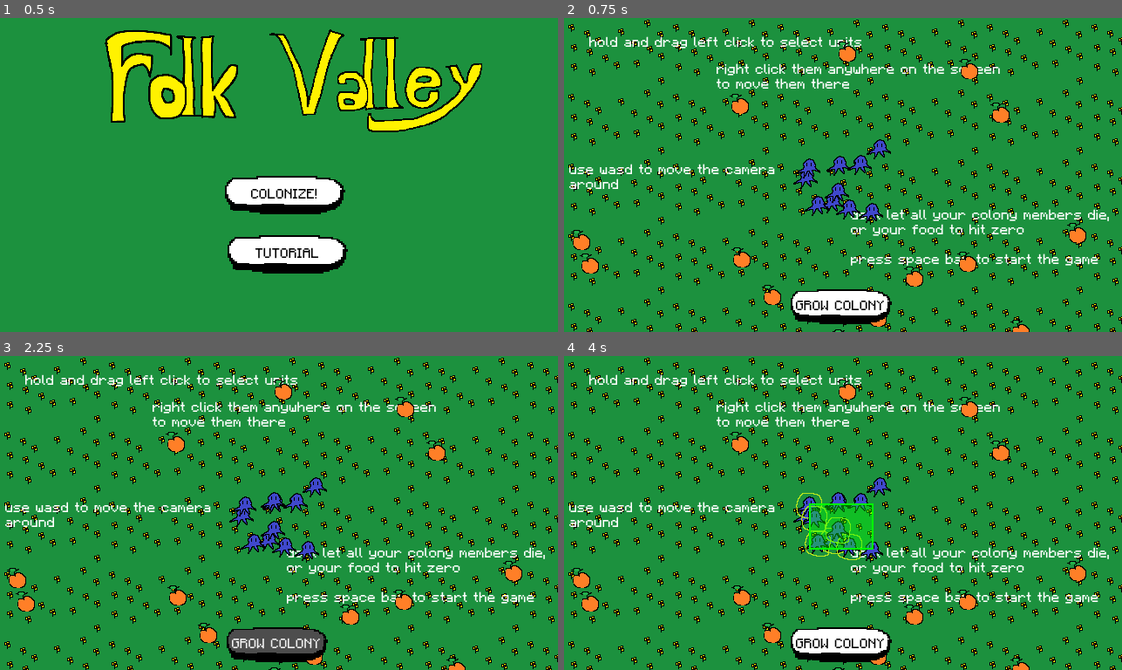
Above: before the commit, frames 1-4 (two rows, left to right).
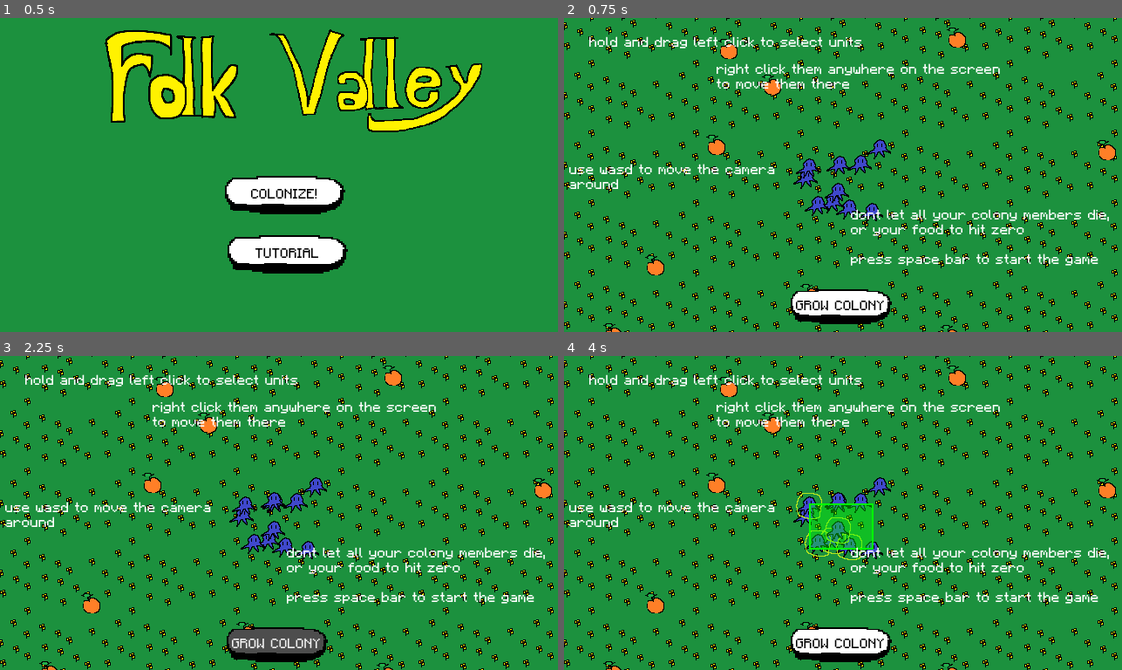
Above: after the commit, the same moments.

Repository: wheatgreaser/folkvalleygame
Game: Godot game, scene res://src/core/MainGame.tscn
Two runs of this game, one before a commit and one after it. Both use one fixed random seed, a clock stepped at 60 frames per second and the inputs below.
Inputs (mouse positions are in pixels of both pictures, inside the frame that each line leads up to):
- Up to frame 1 (0.5 s): no input
- Up to frame 2 (0.75 s): click "TUTORIAL" at 0.5 s
- Up to frame 3 (2.25 s): click (284, 531) at 1.25 s, where only the run before the commit has a clickable "COLONIZE!"; click "GROW COLONY" at 2 s
- Up to frame 4 (4 s): tap Enter at 2.75, 3.5 s; drag from (831, 538) to (882, 484) at 2.77 s; drag from (870, 547) to (809, 503) at 3.52 s

Frame 1 is identical in both runs. In frame 2, 16% of the frame differs, in the area x 0-100%, y 0-100%; in frame 3, 16%; in frame 4, 16%.

Commit message:
fix: spawn safety + spawning player in the middle instead of the edge

Diff:
--- a/project.godot
+++ b/project.godot
@@ -37,6 +37,7 @@
 selectable-units=""
 soldiers=""
 enemies=""
+killable=""
 
 [input]
 
--- a/src/core/main_game.gd
+++ b/src/core/main_game.gd
@@ -31,10 +31,10 @@
 	else:
 		print("player not found son")
 
-func _camera_init(start_position := Vector2((get_viewport().size.x)/2,(get_viewport().size.y)/2)) -> void:
+func _camera_init(start_position := Vector2(1000, 1000)) -> void:
 	var camera : Camera2D = camera_scene.instantiate()
 	if camera != null:
-		camera.start_pos = start_position
+		camera.global_position = start_position
 		entity_root.add_child(camera)
 	else:
 		print("camera not found son")
@@ -104,7 +104,7 @@
 func _load_game() -> void:
 	get_node("%LevelRoot/TitleScreen").queue_free()
 	_load_game_scene()
-	_camera_init()
+	_camera_init(Vector2(1000, 1000))
 	_selector_init()
 	_create_enemies()
 	_starting_soldiers()
@@ -121,7 +121,7 @@
 
 func _tutorial_button_down() -> void:
 	_load_tut_scene()
-	_camera_init()
+	_camera_init(Vector2(1000, 1000))
 	_selector_init()
 	_starting_soldiers()
 	_starting_food()
--- a/src/gameplay/boss/boss.gd
+++ b/src/gameplay/boss/boss.gd
@@ -28,5 +28,5 @@
 
 
 func _on_kill_area_body_entered(body: Node2D) -> void:
-	if body.is_in_group("soldiers"):
+	if body.is_in_group("killable"):
 		body.queue_free()
--- a/src/gameplay/boss/boss_spawner.gd
+++ b/src/gameplay/boss/boss_spawner.gd
@@ -11,7 +11,7 @@
 func _spawn_boss() -> void:
 	var boss_scene : PackedScene = load(BOSS_SCENE_UID)
 	boss  = boss_scene.instantiate()
-	boss.position = Vector2(200,200)
+	boss.position = Vector2(1000,1000)
 	boss.scale = Vector2(2,2)
 	add_child(boss)
 
--- a/src/gameplay/camera/camera.gd
+++ b/src/gameplay/camera/camera.gd
@@ -1,10 +1,10 @@
 extends Camera2D
 
 @export var speed: float = 400
-@export var start_pos:= Vector2(0,0)
+@export var start_pos:= Vector2(1000,1000)
 
 func _ready() -> void:
-	pass
+	global_position = start_pos
 
 func get_input() -> Vector2:
 	var input_direction : Vector2 = Input.get_vector("left", "right", "up", "down")
--- a/src/gameplay/enemies/enemy.gd
+++ b/src/gameplay/enemies/enemy.gd
@@ -22,7 +22,7 @@
 
 
 func _on_area_2d_body_entered(body: Node2D) -> void:
-	if body.is_in_group("soldiers") and not chasing:
+	if body.is_in_group("killable") and not chasing:
 		chase_target = body
 		target_pos = body.global_position
 		chasing = true
@@ -30,13 +30,13 @@
 
 
 func _on_chase_range_body_exited(body: Node2D) -> void:
-	if body.is_in_group("soldiers") and chasing and chase_target != null:
+	if body.is_in_group("killable") and chasing and chase_target != null:
 		chasing = false
 		chase_target = null
 	pass
 
 
 func _on_kill_range_body_entered(body: Node2D) -> void:
-	if body.is_in_group("soldiers"):
+	if body.is_in_group("killable"):
 		chasing = false
 		body.queue_free()
--- a/src/gameplay/soldiers/soldier.tscn
+++ b/src/gameplay/soldiers/soldier.tscn
@@ -62,7 +62,7 @@
 &"move": SubResource("Animation_udrfa")
 }
 
-[node name="Soldier" type="CharacterBody2D" unique_id=1677943854 groups=["selectable-units", "soldier", "soldiers"]]
+[node name="Soldier" type="CharacterBody2D" unique_id=1677943854 groups=["killable", "selectable-units", "soldier", "soldiers"]]
 script = ExtResource("1_3x1x4")
 
 [node name="SoldierCollider" type="CollisionShape2D" parent="." unique_id=1868176347]
@@ -93,5 +93,11 @@
 
 [node name="NavigationAgent2D" type="NavigationAgent2D" parent="." unique_id=406655260]
 
+[node name="SpawnSafe" type="Timer" parent="." unique_id=1070373491]
+wait_time = 5.0
+one_shot = true
+autostart = true
+
 [connection signal="selection_toggled" from="Area2D" to="." method="_on_area_2d_selection_toggled"]
 [connection signal="timeout" from="FoodTimer" to="." method="_on_food_timer_timeout"]
+[connection signal="timeout" from="SpawnSafe" to="." method="_on_spawn_safe_timeout"]
--- a/src/gameplay/soldiers/soldier_behaviour.gd
+++ b/src/gameplay/soldiers/soldier_behaviour.gd
@@ -10,6 +10,7 @@
 var rng : RandomNumberGenerator = RandomNumberGenerator.new()
 
 func _ready() -> void:
+	remove_from_group("killable")
 	selector.hide()
 	set_physics_process(false)
 
@@ -56,3 +57,7 @@
 
 func _on_food_timer_timeout() -> void:
 	Food.food_count -= 1
+
+
+func _on_spawn_safe_timeout() -> void:
+	add_to_group("killable")
--- a/src/levels/tutorial.tscn
+++ b/src/levels/tutorial.tscn
@@ -39,13 +39,15 @@
 [node name="NavigationRegion2D" type="NavigationRegion2D" parent="." unique_id=1565645747]
 navigation_polygon = SubResource("NavigationPolygon_2v2bx")
 
-[node name="TextLayout" type="Control" parent="." unique_id=1888800653]
+[node name="CanvasLayer" type="CanvasLayer" parent="." unique_id=1797812003]
+
+[node name="TextLayout" type="Control" parent="CanvasLayer" unique_id=1888800653]
 layout_mode = 3
 anchors_preset = 0
 offset_right = 40.0
 offset_bottom = 40.0
 
-[node name="Label1" type="RichTextLabel" parent="TextLayout" unique_id=678880469]
+[node name="Label1" type="RichTextLabel" parent="CanvasLayer/TextLayout" unique_id=678880469]
 layout_mode = 0
 offset_left = 29.0
 offset_top = 20.0
@@ -54,7 +56,7 @@
 theme_override_fonts/normal_font = ExtResource("2_0vssw")
 text = "hold and drag left click to select units"
 
-[node name="Label2" type="RichTextLabel" parent="TextLayout" unique_id=1910733697]
+[node name="Label2" type="RichTextLabel" parent="CanvasLayer/TextLayout" unique_id=1910733697]
 layout_mode = 0
 offset_left = 175.0
 offset_top = 51.0
@@ -63,7 +65,7 @@
 theme_override_fonts/normal_font = ExtResource("2_0vssw")
 text = "right click them anywhere on the screen to move them there"
 
-[node name="Label4" type="RichTextLabel" parent="TextLayout" unique_id=167111540]
+[node name="Label4" type="RichTextLabel" parent="CanvasLayer/TextLayout" unique_id=167111540]
 layout_mode = 0
 offset_left = 329.0
 offset_top = 218.0
@@ -74,7 +76,7 @@
 
 press space bar to start the game"
 
-[node name="Label3" type="RichTextLabel" parent="TextLayout" unique_id=1529155033]
+[node name="Label3" type="RichTextLabel" parent="CanvasLayer/TextLayout" unique_id=1529155033]
 layout_mode = 0
 offset_left = 6.0
 offset_top = 166.0
